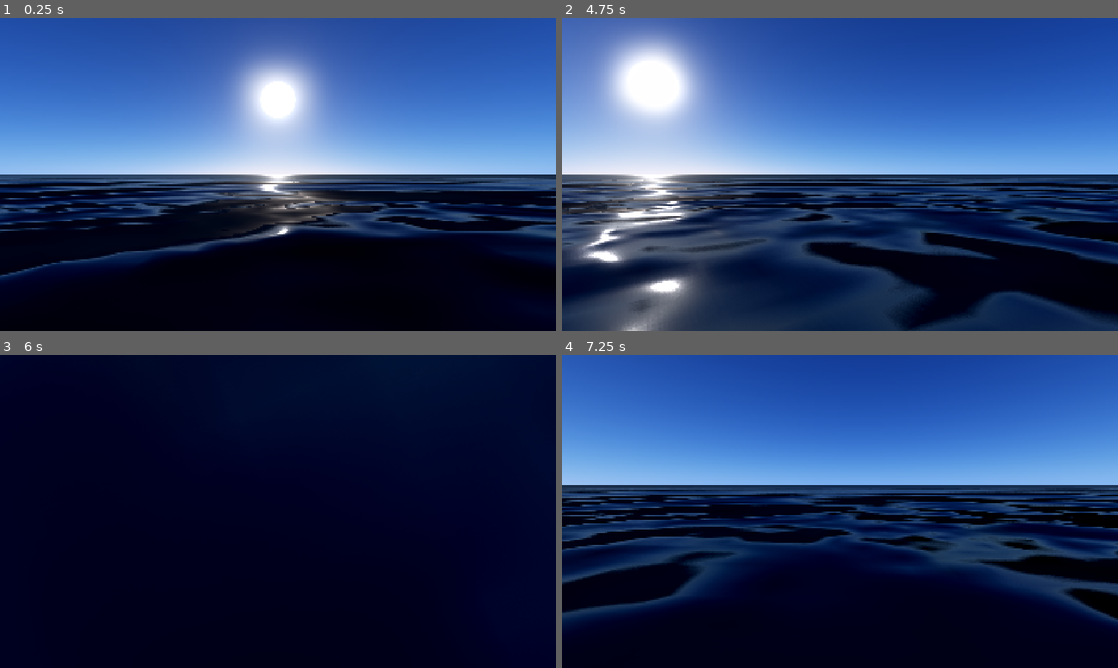
Above: before the commit, frames 1-4 (two rows, left to right).
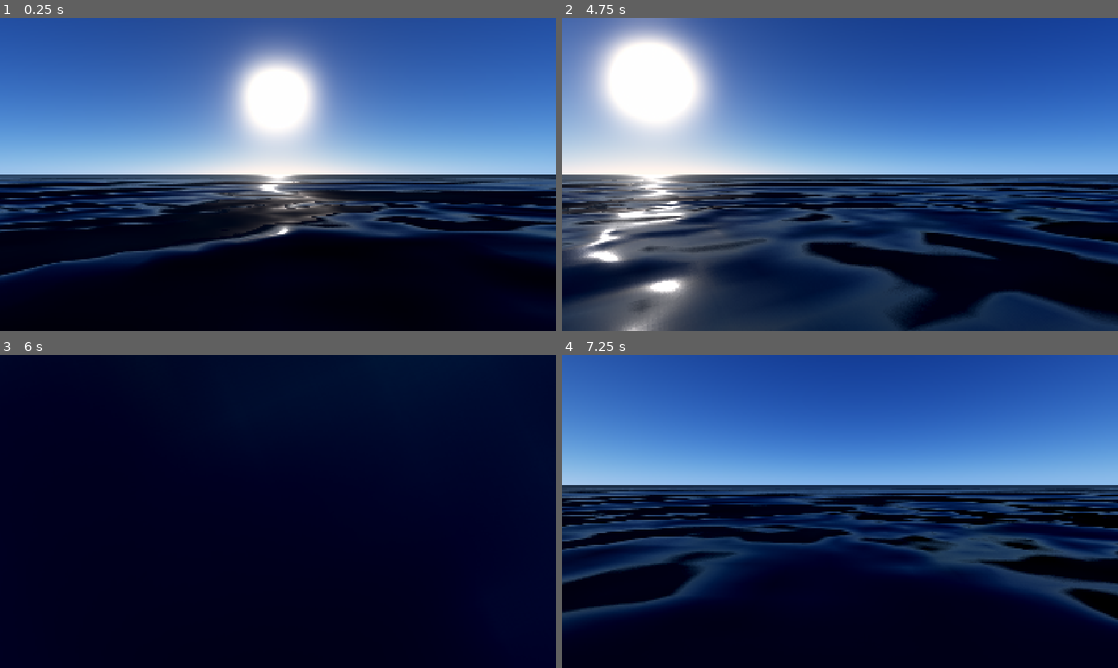
Above: after the commit, the same moments.

Repository: Nail-it-Jason/Weather_System
Game: Godot game, scene res://world.tscn
The game is run twice, just before and just after one commit, with the same random seed, the same clock (stepped at 60 frames per second) and the same inputs.
Inputs:
- Up to frame 1 (0.25 s): no input
- Up to frame 2 (4.75 s): hold D 0.53-1.28 s; hold E 0.53-1.28 s; hold S 1.28-2.03 s; tap Q at 1.35, 2.85, 4.35 s; hold D 2.03-2.78 s; hold E 2.03-2.78 s; hold W 2.78-3.53 s; hold E 3.53-4.28 s; hold A from 3.53 s (still down)
- Up to frame 3 (6 s): release A at 5.03 s; hold S 5.03-5.78 s; hold E 5.03-5.78 s; hold D from 5.78 s (still down); tap Q at 5.85 s
- Up to frame 4 (7.25 s): release D at 6.53 s; hold W from 6.53 s (still down); hold E from 6.53 s (still down)

The runs differ from the first frame. In frame 1, 4.7% of the frame differs, in the area x 40-60%, y 7-55%; in frame 2, 6.9%, in the area x 3-29%, y 0-57%; in frame 3, less than 0.1%; in frame 4, less than 0.1%.

Commit message:
use transmittance LUT to render the sun

Diff:
--- a/atmosphere_manager.gd
+++ b/atmosphere_manager.gd
@@ -81,7 +81,9 @@
 			var sky_vp = get_node_or_null("SkyViewViewPort")
 			if sky_vp:
 				sky_mat.set_shader_parameter("sky_view_lut", sky_vp.get_texture())
-
+			var trans_vp = get_node_or_null("TransmittanceViewPort")
+			if trans_vp:
+				sky_mat.set_shader_parameter("transmittance_tex", trans_vp.get_texture())
 			sky_mat.set_shader_parameter("exposure", exposure)
 
 			sky_mat.set_shader_parameter("sun_direction", sun_dir)
--- a/atmosphere_manager.tscn
+++ b/atmosphere_manager.tscn
@@ -33,15 +33,18 @@
 shader_parameter/view_height = 6360.2
 
 [sub_resource type="ViewportTexture" id="ViewportTexture_mv7ih"]
-viewport_path = NodePath("AtmosphereManager/SkyViewViewPort")
+viewport_path = NodePath("SkyViewViewPort")
 
 [sub_resource type="ShaderMaterial" id="ShaderMaterial_lxi63"]
 resource_local_to_scene = true
 shader = ExtResource("4_mv7ih")
 shader_parameter/sky_view_lut = SubResource("ViewportTexture_mv7ih")
-shader_parameter/exposure = 10.0
-shader_parameter/sun_direction = Vector3(0.8751841, 0.26555613, -0.40439183)
+shader_parameter/exposure = 9.4
+shader_parameter/sun_direction = Vector3(0.29694235, 0.95051575, 0.0913514)
 shader_parameter/sun_color = Vector3(1, 1, 1)
+shader_parameter/cloud_coverage = 0.5
+shader_parameter/cloud_size = 5.0
+shader_parameter/cloud_speed = 1.0
 
 [sub_resource type="Sky" id="Sky_0adao"]
 sky_material = SubResource("ShaderMaterial_lxi63")
@@ -105,6 +108,6 @@
 
 [node name="DirectionalLight3D" type="DirectionalLight3D" parent="." unique_id=1662336346]
 transform = Transform3D(0.2940403, -0.9084963, 0.29694232, 0, 0.3106764, 0.95051575, -0.955793, -0.27948993, 0.091351375, 0, 221.19785, 0)
-light_color = Color(1, 0.9, 0.8, 1)
+light_color = Color(1, 0.95, 0.9, 1)
 light_energy = 2.0
 shadow_enabled = true
--- a/multi_scattering.gdshader
+++ b/multi_scattering.gdshader
@@ -11,6 +11,12 @@
 const float mie_absorption = 4.40 * 0.001;
 const float mie_extinction = mie_scattering + mie_absorption;
 const vec3 ozone_absorption = vec3(0.650, 1.881, 0.085) * 0.001;
+
+//const vec3 rayleigh_scattering = vec3(5.802, 13.558, 33.1) * 0.001;
+//const float mie_scattering = 5.0 * 0.001;
+//const float mie_absorption = 0.5 * 0.001;
+//const float mie_extinction = mie_scattering + mie_absorption;
+//const vec3 ozone_absorption = vec3(0.650, 1.881, 0.085) * 0.0006;
 
 const float rayleigh_scale_height = 8.0;
 const float mie_scale_height = 1.2;
--- a/sky.gdshader
+++ b/sky.gdshader
@@ -1,8 +1,10 @@
 shader_type sky;
 
 uniform sampler2D sky_view_lut : filter_linear, repeat_disable, hint_default_black;
+
+uniform sampler2D transmittance_tex : filter_linear, repeat_disable, hint_default_black;
+
 uniform float exposure = 15.0;
-
 uniform vec3 sun_direction;
 uniform vec3 sun_color = vec3(1.0);
 
@@ -42,36 +44,59 @@
 void sky() {
     vec3 rd = EYEDIR;
 
-    // decode theta & phi
+    // 1. 获取天空底色 (来自 SkyView LUT)
     float theta = asin(clamp(rd.y, -1.0, 1.0));
-    float adj_v;
-    if (theta < 0.0) {
-        adj_v = -sqrt(-theta / (PI / 2.0));
-    } else {
-        adj_v = sqrt(theta / (PI / 2.0));
-    }
+    float adj_v = theta < 0.0 ? -sqrt(-theta / (PI / 2.0)) : sqrt(theta / (PI / 2.0));
     float v = adj_v * 0.5 + 0.5;
-
     float phi = atan(rd.z, rd.x);
     if (phi < 0.0) phi += 2.0 * PI;
     float u = phi / (2.0 * PI);
 
-	vec3 L_accum = texture(sky_view_lut, vec2(u, v)).rgb;
-
-    // tone map the sky
+    vec3 L_accum = texture(sky_view_lut, vec2(u, v)).rgb;
     vec3 sky_tonemapped = vec3(1.0) - exp(-L_accum * exposure);
 
-    // render the sun
+    // ==========================================
+    // ✨ 2. 极其优雅的物理太阳计算
+    // ==========================================
+    // 从透射率 LUT 中读取太阳方向的衰减值
+    // LUT 的 U 轴是 sun_direction.y 的映射，V 轴是高度 (地面 v=0)
+    float trans_u = sun_direction.y * 0.5 + 0.5;
+    vec3 physical_sun_transmittance = texture(transmittance_tex, vec2(trans_u, 0.0)).rgb;
+
+    // 太阳最终的颜色 = 宇宙中的本色 * 大气透射率
+    vec3 final_sun_color = sun_color * physical_sun_transmittance;
+
+    // 绘制太阳形状
     float sun_dot = dot(rd, sun_direction);
-    float sun_disc = smoothstep(0.998, 1.0, sun_dot);
-    float sun_halo = pow(max(0.0, sun_dot), 800.0) * 1.5;
+    float sun_disc = smoothstep(0.995, 0.9995, sun_dot);
 
-    float sun_height = clamp(sun_direction.y * 5.0, 0.0, 1.0);
+    // 因为 SkyViewLUT 已经包含了米氏散射的巨大光晕，所以这里只画极其靠近核心的高光
+    float sun_halo = pow(max(0.0, sun_dot), 400.0);
 
-    float core_mult = mix(1.5, 50.0, sun_height);
+    // 根据高度调整绝对亮度 (防止透射率极低时太阳彻底黑掉)
+    float sun_height_factor = clamp(sun_direction.y * 5.0, 0.0, 1.0);
+    float core_mult = mix(5.0, 50.0, sun_height_factor);
 
-    vec3 sun_total = sun_color * (sun_disc * core_mult + sun_halo);
-	COLOR = sky_tonemapped + sun_total;
+    // 直接用物理计算出的颜色进行渲染
+    vec3 sun_total = final_sun_color * (sun_disc * core_mult + sun_halo);
+
+    // 剔除地平线以下的无效太阳
+    float sun_visibility = smoothstep(-0.02, 0.05, sun_direction.y);
+    sun_total *= sun_visibility;
+
+	float radial_glow = pow(max(0.0, sun_dot), 1.5);
+    float horizon_mask = smoothstep(0.8, 0.0, abs(rd.y));
+    float golden_mask = max(radial_glow, horizon_mask * 0.5);
+
+    // 利用透射率的 R 通道动态判断是否处于日落 (日落时透射率红光占比极高)
+    float sunset_intensity = max(0.0, physical_sun_transmittance.r - physical_sun_transmittance.b);
+
+    vec3 golden_tint = vec3(1.5, 1.2, 0.8);
+    sky_tonemapped *= mix(vec3(1.0), golden_tint, golden_mask * sunset_intensity * 0.5);
+    sky_tonemapped = clamp(sky_tonemapped, 0.0, 1.0);
+
+    // 4. 最终输出
+    COLOR = sky_tonemapped + sun_total;
 	//// ==========================================
     //// ☁️ 云层与火烧云生成逻辑
     //// ==========================================
--- a/sky_view.gdshader
+++ b/sky_view.gdshader
@@ -12,8 +12,15 @@
 
 const vec3 rayleigh_scattering = vec3(5.802, 13.558, 33.1) * 0.001;
 const float mie_scattering = 3.996 * 0.001;
-const float mie_extinction = (3.996 + 4.40) * 0.001;
+const float mie_absorption = 4.40 * 0.001;
+const float mie_extinction = mie_scattering + mie_absorption;
 const vec3 ozone_absorption = vec3(0.650, 1.881, 0.085) * 0.001;
+
+//const vec3 rayleigh_scattering = vec3(5.802, 13.558, 33.1) * 0.001;
+//const float mie_scattering = 5.0 * 0.001;
+//const float mie_absorption = 0.5 * 0.001;
+//const float mie_extinction = mie_scattering + mie_absorption;
+//const vec3 ozone_absorption = vec3(0.650, 1.881, 0.085) * 0.0006;
 
 const float rayleigh_scale_height = 8.0;
 const float mie_scale_height = 1.2;
--- a/transmittance.gdshader
+++ b/transmittance.gdshader
@@ -8,6 +8,12 @@
 const float mie_absorption = 4.40 * 0.001;
 const float mie_extinction = mie_scattering + mie_absorption;
 const vec3 ozone_absorption = vec3(0.650, 1.881, 0.085) * 0.001;
+
+//const vec3 rayleigh_scattering = vec3(5.802, 13.558, 33.1) * 0.001;
+//const float mie_scattering = 5.0 * 0.001;
+//const float mie_absorption = 0.5 * 0.001;
+//const float mie_extinction = mie_scattering + mie_absorption;
+//const vec3 ozone_absorption = vec3(0.650, 1.881, 0.085) * 0.0006;
 
 const float rayleigh_scale_height = 8.0;
 const float mie_scale_height = 1.2;
Not shown, changed: .DS_Store
